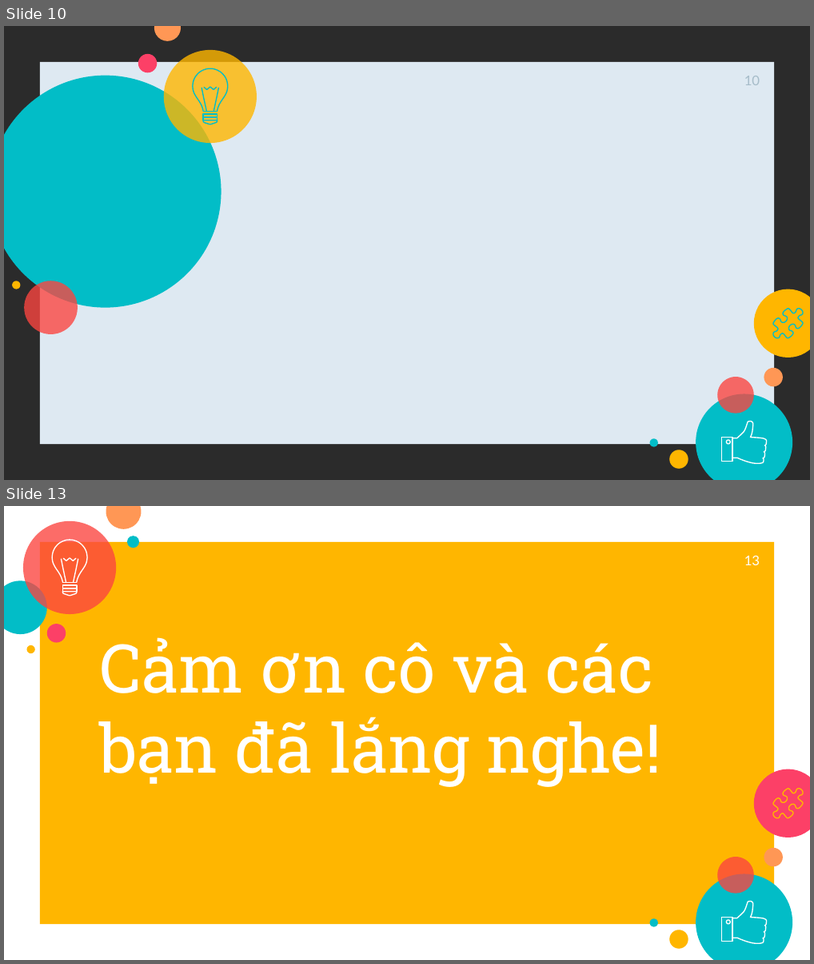
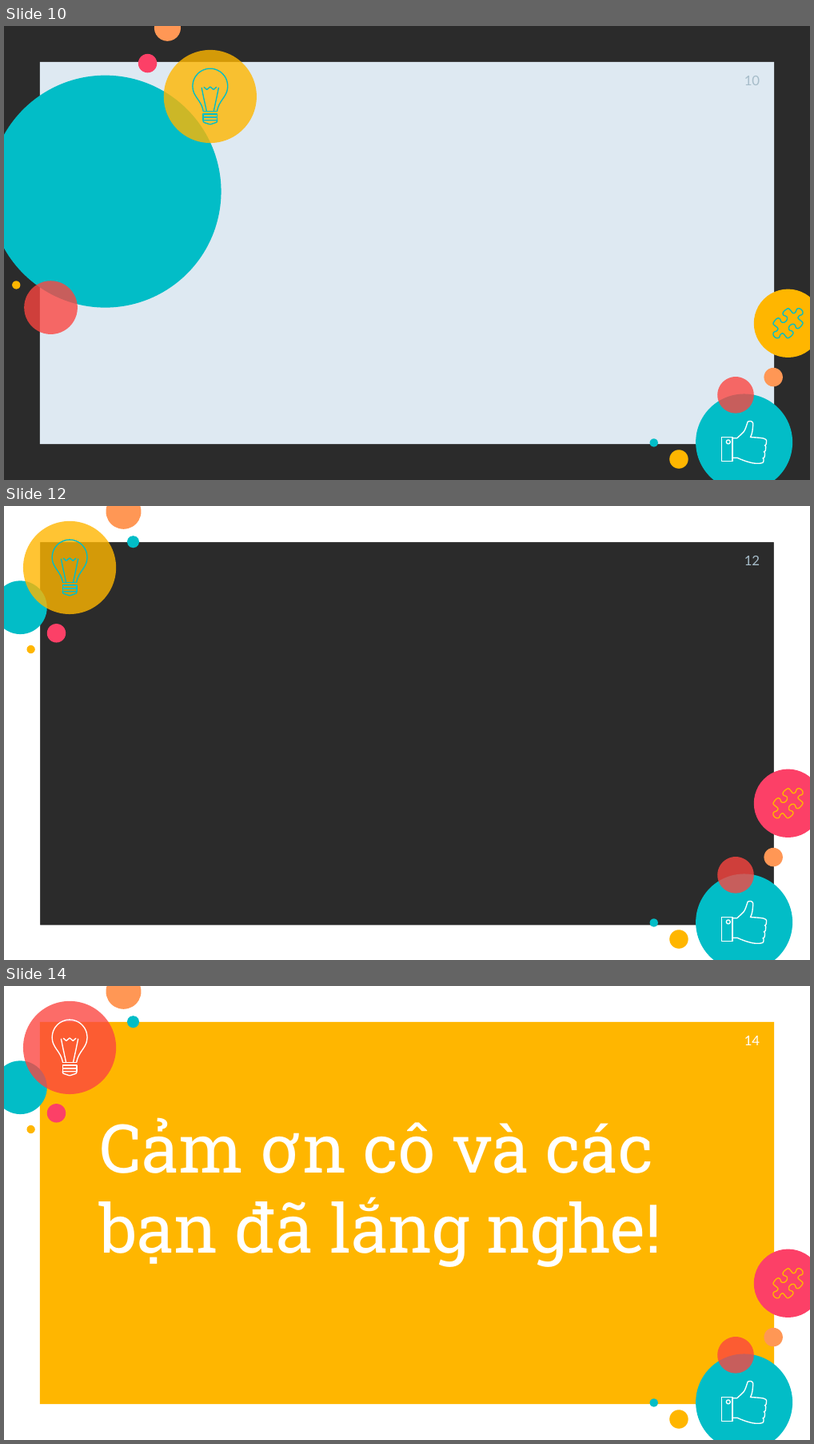
Before and after one commit to tai9/btl-csdl, a slide deck: thuyết trình CSDL.pptx. Shown one above the other, each under a label of ours: slides 10 and 13 before the commit, slides 10, 12 and 14 after it; the slides between them are not shown. The pictures are 814x964 and 814x1444 pixels, drawn with LibreOffice and Linux fonts; fonts in the diff are those of the drawing; background and template pictures are left out; a plain dark background stands for a picture behind light text. Boxes give left, top, right and bottom in pixels: in the first picture for what was removed or moved away, otherwise in the second. Text is boxed around its words. In the diff, an @@ line names an element or a change of style, - is before the commit and + after.

```diff
--- a/thuyết trình CSDL.pptx
+++ b/thuyết trình CSDL.pptx
@@ slide 12 added at (4,506,810,960), background picture (left out); not listed: 14 template elements that a slide beside it also shows @@
@@ frame added at (4,506,810,960), fill #FFFFFF @@
@@ ellipse added at (23,521,116,614), fill #FFB600 at 80% opacity @@
@@ page number added at (745,556,760,565), 12 pt, text #A6BCC9 @@
+12
@@ group added at (52,540,88,596): 8 freeform shapes @@
@@ what was slide 13 is now slide 14 @@
@@ page number at (745,1036,760,1045): text changed @@
-13
+14
```
Also in this commit, not shown: 1 slide changed, 1 other slide added, 1 slide removed.
